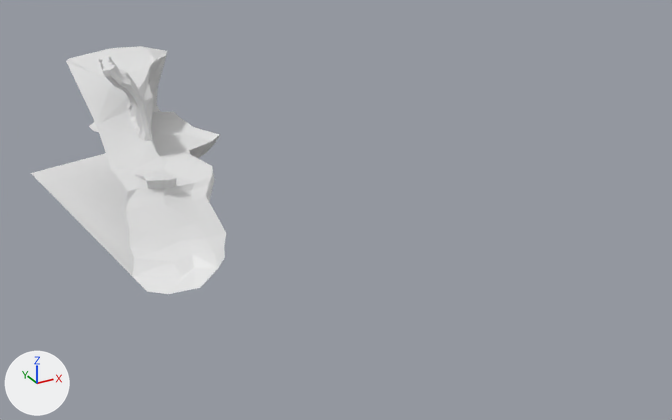
What one commit did to the Blender file Assets/Models/Environment/CliffLevl23.blend.
One viewpoint serves both versions: a 50 mm camera at (-168.0, -323.0, 169.0) aimed at (10.0, -1.0, 8.0). Every picture has the same lights, and +X, +Y and +Z are marked at lower left.

The scene before the commit, as lines of its bpy script (objects in view):
```python
me_plane_001 = bpy.data.meshes.new('Plane.001')
me_plane_001.from_pydata(...)  # 148 vertices, 123 faces; spans x -70.0..-20.0, y -22.0..129.0, z 3.0..61.0
me_plane_003 = bpy.data.meshes.new('Plane.003')
me_plane_003.from_pydata(...)  # 246 vertices, 179 faces; spans x -93.0..93.0, y -97.0..102.0, z -11.0..38.0
me_plane_004 = bpy.data.meshes.new('Plane.004')
me_plane_004.from_pydata(...)  # 64 vertices, 42 faces; spans x -88.2..7.4, y -78.2..-12.3, z 2.0..34.3
ob_cliff2 = bpy.data.objects.new('Cliff2', me_plane_001)
ob_cliff2.location = (0.0, 0.0, 0.0)
ob_cliff3 = bpy.data.objects.new('Cliff3', me_plane_003)
ob_cliff3.location = (0.0, -0.7, 0.0)
ob_cliff3.hide_set(True)
ob_cliff3_001 = bpy.data.objects.new('Cliff3.001', me_plane_004)
ob_cliff3_001.location = (0.0, -0.7, 0.0)
ob_cliff3_001.hide_set(True)
# also in view: 'Cliff2.001' at (-57.0, 48.0, 33.0); 'Plane' at (-61.0, 55.0, 53.0)
```
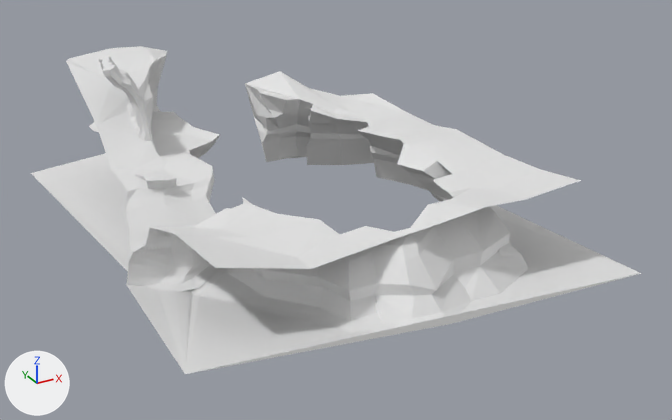
What differs and where, as boxes (x1, y1, x2, y2) in the pictures (672 x 420 px):
'Cliff3', shown
    after: (127, 71, 641, 374)
'Cliff3.001', shown
    after: (126, 197, 429, 286)

Diff of the bpy script that builds the scene:
```diff
--- a/Assets/Models/Environment/CliffLevl23.blend.py
+++ b/Assets/Models/Environment/CliffLevl23.blend.py
@@ ob_cliff3 @@
 ob_cliff3.location = (0.0, -0.7, 0.0)
-ob_cliff3.hide_set(True)
@@ ob_cliff3_001 @@
 ob_cliff3_001.location = (0.0, -0.7, 0.0)
-ob_cliff3_001.hide_set(True)
```
